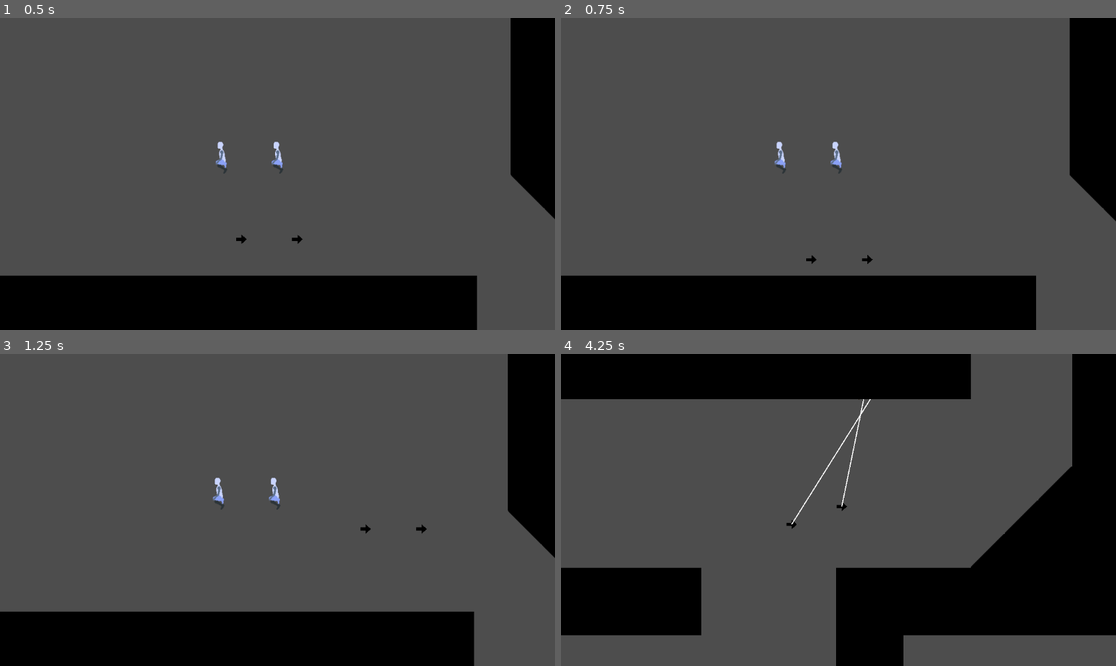
Above: before the commit, frames 1-4 (two rows, left to right).
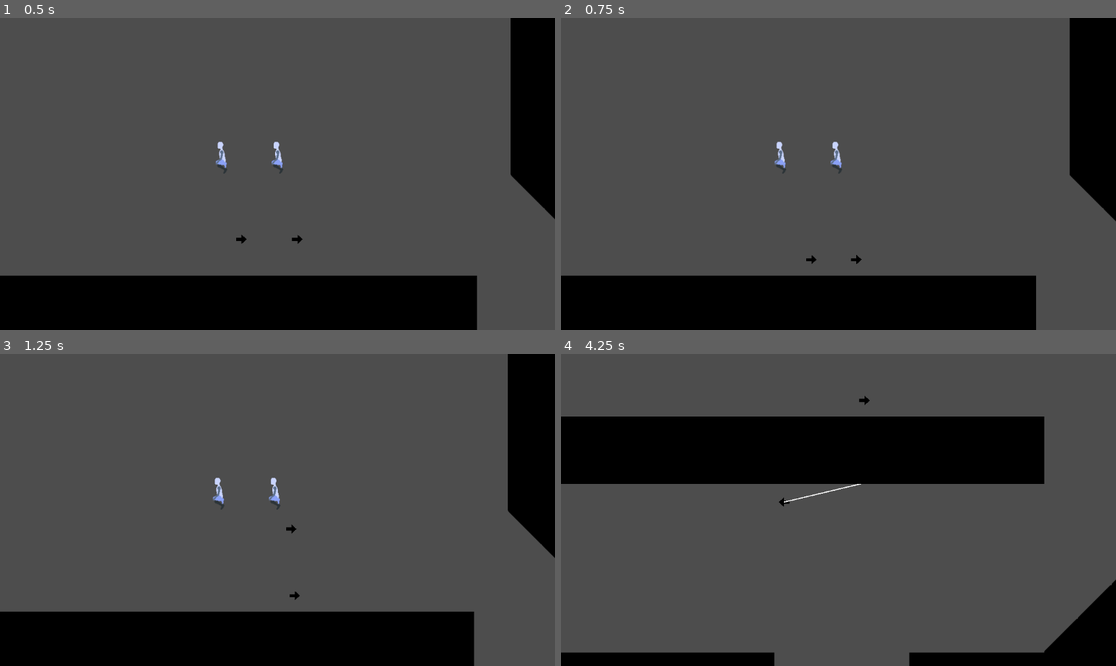
Above: after the commit, the same moments.

Repository: Puhalenthi/King-of-Speed
Game: Godot game, scene res://Scenes/waiting_area.tscn
Same seed, same stepped clock (60 frames per second), same inputs: the game is played once before the commit and once after it. This scene is started directly instead of the project's main scene.
Inputs (mouse positions are in pixels of both pictures, inside the frame that each line leads up to):
- Up to frame 1 (0.5 s): no input
- Up to frame 2 (0.75 s): move the mouse to (960, 158) at 0.52 s; hold Right (move_right) from 0.53 s (still down); hold Space (boost) from 0.53 s (still down)
- Up to frame 3 (1.25 s): keep holding Right (move_right); keep holding Space (boost); tap Z (jump) at 0.77, 1.07 s; tap X (grapple) at 0.8 s
- Up to frame 4 (4.25 s): move the mouse to (727, 525) at 1.27 s; release Space (boost) at 1.28 s; tap X (grapple) at 1.35, 3.05 s; tap Z (jump) at 1.52, 1.55, 1.82, 2.1, 3.02, 3.32, 3.77, 3.8, 4.07 s; move the mouse to (894, 441) at 2.02 s; release Right (move_right) at 2.03 s; hold Left (move_left) 2.03-2.78 s; hold Space (boost) 2.03-2.78 s; move the mouse to (810, 572) at 2.77 s; hold Right (move_right) from 2.78 s (still down); tap Space (boost) at 2.85 s; move the mouse to (1005, 556) at 3.52 s; hold X (grapple) from 3.53 s (still down)

Frame 1 is identical in both runs. In frame 2, less than 0.1% of the frame differs, in the area x 52-57%, y 75-79%; in frame 3, 0.1%; in frame 4, 59%, in the area x 0-100%, y 0-100%.

Commit message:
added second player which can be controlled with a game controller

Diff:
--- a/kingofspeed/Scenes/waiting_area.tscn
+++ b/kingofspeed/Scenes/waiting_area.tscn
@@ -1,8 +1,9 @@
-[gd_scene load_steps=7 format=3 uid="uid://2d3kes4tduu3"]
+[gd_scene load_steps=8 format=3 uid="uid://2d3kes4tduu3"]
 
 [ext_resource type="PackedScene" uid="uid://b3e36i25yx11u" path="res://Scenes/player.tscn" id="1_3jd7s"]
 [ext_resource type="Script" uid="uid://bu56a3bk5kdhk" path="res://Scripts/levelCamera.gd" id="1_kho38"]
 [ext_resource type="TileSet" uid="uid://c8skhbmqarkk3" path="res://Sprites/Map/groundtiles.tres" id="2_kho38"]
+[ext_resource type="Script" uid="uid://v31tg0ojl1pw" path="res://Scripts/Player2.gd" id="3_ar1ab"]
 [ext_resource type="PackedScene" uid="uid://bp2c1440kuuft" path="res://Scenes/LeftSlope.tscn" id="4_h8s3q"]
 [ext_resource type="PackedScene" uid="uid://2sav6y5ymn54" path="res://Scenes/RightSlope.tscn" id="5_v4y1o"]
 [ext_resource type="PackedScene" uid="uid://bxeygcgan3ecm" path="res://Scenes/checkpoint.tscn" id="6_v4y1o"]
@@ -19,6 +20,9 @@
 [node name="Player2" parent="." instance=ExtResource("1_3jd7s")]
 position = Vector2(166, 0)
 scale = Vector2(3, 3)
+
+[node name="CharacterBody2D" parent="Player2" index="0"]
+script = ExtResource("3_ar1ab")
 
 [node name="Camera2D" parent="Player2/CharacterBody2D" index="2"]
 enabled = false
@@ -92,5 +96,9 @@
 position = Vector2(-2421, -539)
 scale = Vector2(1, 4.72001)
 
+[node name="checkpoint11" parent="." instance=ExtResource("6_v4y1o")]
+position = Vector2(-486, 1156)
+scale = Vector2(1.00221, 13.72)
+
 [editable path="Player"]
 [editable path="Player2"]
--- /dev/null
+++ b/kingofspeed/Scripts/Player2.gd
@@ -0,0 +1,563 @@
+extends CharacterBody2D
+
+# Player State System
+enum PlayerState {
+	IDLE,
+	RUNNING,
+	FALLING,
+	SUPERSPEED_FALLING,
+	SUPERSPEED_GROUND,
+	GRAPPLING,
+	GRAPPLED
+}
+
+var current_state: PlayerState = PlayerState.IDLE
+var previous_state: PlayerState = PlayerState.IDLE
+
+# Movement variables
+@export var speed: float = 800.0
+@export var jump_velocity: float = -600.0
+@export var acceleration: float = 1500.0
+@export var friction: float = 1200.0
+var jumps = 2
+
+# Player facing direction
+var facing_right: bool = true
+@onready var sprite: Sprite2D = $Sprite2D
+
+# Slope handling
+@export var max_slope_angle: float = 50.0
+@export var slope_stop_min_velocity: float = 5.0
+
+# Momentum buffer system
+var momentum_buffer: float = 0.0
+@export var momentum_decay_rate: float = 0.95
+
+# Super speed state
+@export var super_speed_threshold: float = 800.0
+@export var super_speed_friction: float = 200.0
+
+# Ground penetration detection
+var previous_velocity: Vector2 = Vector2.ZERO
+var was_airborne: bool = false
+
+# Boost system
+@export var max_boost: float = 100.0
+var current_boost: float = 100.0
+@export var boost_consumption_rate: float = 50.0
+@export var boost_speed_multiplier: float = 1.5
+var is_boosting: bool = false
+
+# Grapple system
+@export var grapple_scene_path: String = "res://Scenes/grapple.tscn"
+var grapple_instance: Area2D = null
+var is_grapple_input_held: bool = false
+var grapple_input_just_pressed: bool = false  # Track fresh grapple input
+
+# Grapple distance constraint system
+var grapple_distance: float = 0.0
+var grapple_anchor_point: Vector2 = Vector2.ZERO
+@export var grapple_swing_damping: float = 0.98  # Reduces swing oscillation over time
+@export var grapple_tension_strength: float = 2000.0  # How strongly the rope pulls back
+
+# Grapple velocity system
+@export var minimum_grapple_velocity: float = 700.0
+
+# Get the gravity from the project settings to be synced with RigidBody nodes
+var gravity: int = 1500
+
+func _ready():
+	# Set up floor detection for slopes
+	floor_max_angle = deg_to_rad(max_slope_angle)
+	floor_snap_length = 8.0
+	floor_stop_on_slope = false
+
+func _physics_process(delta):
+	# Store previous state for ground penetration detection
+	previous_velocity = velocity
+	was_airborne = not is_on_floor()
+
+	handle_gravity(delta)
+	handle_jump()
+	handle_boost(delta)
+	handle_grapple()
+	update_player_state()
+	handle_movement(delta)
+	handle_grapple_physics(delta)  # New function for grapple constraint
+	update_momentum_buffer()
+	move_and_slide()
+
+	# Check for ground landing while grappled (must be after move_and_slide)
+	handle_grapple_ground_exit()
+
+	# Fix ground penetration after move_and_slide()
+	handle_ground_penetration()
+
+	# Update state after physics
+	previous_state = current_state
+
+func handle_grapple():
+	# Check if grapple input is being held
+	var grapple_input = Input.is_action_pressed("grapple2")
+	var grapple_just_pressed = Input.is_action_just_pressed("grapple2")
+
+	# Update grapple_input_just_pressed flag
+	if grapple_just_pressed:
+		grapple_input_just_pressed = true
+
+	# If grapple input just started being held AND we have a fresh press
+	if grapple_input and not is_grapple_input_held and grapple_input_just_pressed:
+		is_grapple_input_held = true
+
+		# Remove any existing grapple instance
+		if grapple_instance != null:
+			grapple_instance.queue_free()
+			grapple_instance = null
+
+		# Load and instantiate the grapple scene
+		var grapple_scene = load(grapple_scene_path)
+		if grapple_scene:
+			grapple_instance = grapple_scene.instantiate()
+			add_child(grapple_instance)
+
+			# Set rotation based on facing direction
+			if facing_right:
+				grapple_instance.rotation_degrees = -45
+			else:
+				grapple_instance.rotation_degrees = -135
+
+	# If grapple input is no longer being held
+	elif not grapple_input and is_grapple_input_held:
+		is_grapple_input_held = false
+		grapple_input_just_pressed = false  # Reset the fresh press flag
+
+		# Clear grapple constraint data
+		grapple_distance = 0.0
+		grapple_anchor_point = Vector2.ZERO
+
+		# Remove grapple instance
+		if grapple_instance != null:
+			grapple_instance.queue_free()
+			grapple_instance = null
+
+	# Update grapple input state
+	is_grapple_input_held = grapple_input
+
+func handle_grapple_physics(delta):
+	# Only apply grapple physics when grappled
+	if current_state != PlayerState.GRAPPLED:
+		return
+
+	# Make sure we have a grapple instance and anchor point
+	if grapple_instance == null:
+		return
+
+	# Get the grapple anchor point (assuming it has a global_position)
+	if "global_position" in grapple_instance:
+		grapple_anchor_point = grapple_instance.global_position
+	else:
+		# Fallback to grapple instance position
+		grapple_anchor_point = grapple_instance.position + global_position
+
+	# Calculate current distance to anchor
+	var to_anchor = grapple_anchor_point - global_position
+	var current_distance = to_anchor.length()
+
+	# Set grapple distance when first grappled (only once)
+	if grapple_distance <= 0:
+		grapple_distance = current_distance
+		return
+
+	# If we're beyond the grapple distance, apply constraint
+	if current_distance > grapple_distance:
+		# Calculate the direction to pull the player back
+		var direction_to_anchor = to_anchor.normalized()
+
+		# Calculate how much we've exceeded the rope length
+		var excess_distance = current_distance - grapple_distance
+
+		# Apply tension force to pull player back to rope length
+		var tension_force = direction_to_anchor * grapple_tension_strength * excess_distance
+
+		# Apply the tension as acceleration
+		velocity += tension_force * delta
+
+		# Also directly adjust position to maintain constraint (for stability)
+		var correction = direction_to_anchor * excess_distance * 0.5
+		global_position += correction
+
+	# Apply swinging physics - project velocity perpendicular to rope
+	if grapple_distance > 0:
+		var rope_direction = (grapple_anchor_point - global_position).normalized()
+		var velocity_along_rope = velocity.dot(rope_direction)
+
+		# If moving away from anchor, reduce that component of velocity
+		if velocity_along_rope > 0:
+			velocity -= rope_direction * velocity_along_rope * 0.8
+
+	# Apply damping to reduce wild swinging
+	#velocity *= grapple_swing_damping
+
+func update_player_state():
+	var new_state: PlayerState
+	var is_moving = abs(velocity.x) > 1.0
+	var is_super_speed = abs(velocity.x) >= super_speed_threshold
+	var is_grounded = is_on_floor()
+
+	# Check grapple states first
+	if is_grapple_input_held and grapple_instance != null:
+		# Check if grapple instance has the is_grappled property and it's true
+		if "is_grappled" in grapple_instance and grapple_instance.is_grappled:
+			new_state = PlayerState.GRAPPLED
+
+			# Initialize grapple distance when entering grappled state
+			if current_state != PlayerState.GRAPPLED:
+				if "global_position" in grapple_instance:
+					grapple_anchor_point = grapple_instance.global_position
+				else:
+					grapple_anchor_point = grapple_instance.position + global_position
+				grapple_distance = (grapple_anchor_point - global_position).length()
+		else:
+			new_state = PlayerState.GRAPPLING
+	else:
+		# Normal state logic - now includes transition from grapple to super speed
+		if is_grounded:
+			if is_super_speed:
+				new_state = PlayerState.SUPERSPEED_GROUND
+			elif is_moving:
+				new_state = PlayerState.RUNNING
+			else:
+				new_state = PlayerState.IDLE
+		else:
+			if is_super_speed:
+				new_state = PlayerState.SUPERSPEED_FALLING
+			else:
+				new_state = PlayerState.FALLING
+
+	# Handle state transitions
+	if new_state != current_state:
+		_on_state_exit(current_state)
+		current_state = new_state
+		_on_state_enter(current_state)
+
+func _on_state_enter(state: PlayerState):
+	match state:
+		PlayerState.IDLE:
+			pass
+		PlayerState.RUNNING:
+			pass
+		PlayerState.FALLING:
+			pass
+		PlayerState.SUPERSPEED_FALLING:
+			pass
+		PlayerState.SUPERSPEED_GROUND:
+			pass
+		PlayerState.GRAPPLING:
+			# Could add grappling enter logic here
+			pass
+		PlayerState.GRAPPLED:
+			# Initialize grapple constraint when entering grappled state
+			print("Entered GRAPPLED state - rope length: ", grapple_distance)
+
+			# Ensure minimum velocity when beginning grapple
+			var current_velocity_magnitude = velocity.length()
+			if current_velocity_magnitude < minimum_grapple_velocity:
+				# If velocity is too low, set it to minimum magnitude
+				if current_velocity_magnitude > 0:
+					# Preserve direction but increase magnitude
+					velocity = velocity.normalized() * minimum_grapple_velocity
+				else:
+					# If velocity is zero, give it a direction based on facing
+					if facing_right:
+						velocity = Vector2(minimum_grapple_velocity * 0.7, minimum_grapple_velocity * 0.7)
+					else:
+						velocity = Vector2(-minimum_grapple_velocity * 0.7, minimum_grapple_velocity * 0.7)
+
+				print("Velocity boosted to minimum grapple velocity: ", velocity.length())
+
+func _on_state_exit(state: PlayerState):
+	match state:
+		PlayerState.IDLE:
+			pass
+		PlayerState.RUNNING:
+			pass
+		PlayerState.FALLING:
+			pass
+		PlayerState.SUPERSPEED_FALLING:
+			pass
+		PlayerState.SUPERSPEED_GROUND:
+			pass
+		PlayerState.GRAPPLING:
+			pass
+		PlayerState.GRAPPLED:
+			# Reset grapple constraint when exiting grappled state
+			print("Exited GRAPPLED state")
+
+			# Check if we should transition to super speed after grappling
+			if abs(velocity.x) >= super_speed_threshold:
+				print("Transitioning from grapple to super speed - velocity: ", velocity.x)
+			pass
+
+func handle_gravity(delta):
+	# Apply modified gravity when grappled (lighter feel for swinging)
+	if current_state == PlayerState.GRAPPLED:
+		#velocity.y += gravity * delta
+		# Remove the old minimum velocity check here since it's now handled in state enter
+		return
+
+	# Add gravity when not on floor
+	if not is_on_floor():
+		velocity.y += gravity * delta
+
+func handle_jump():
+	# Don't allow jumping when grappling or grappled
+	if current_state == PlayerState.GRAPPLING or current_state == PlayerState.GRAPPLED:
+		return
+
+	# Handle jump input
+	if is_on_floor():
+		jumps = 2
+	if Input.is_action_just_pressed("jump2") and jumps > 0:
+		jumps -= 1
+		velocity.y = jump_velocity
+
+func handle_boost(delta):
+	# Don't allow boosting when grappled
+	if current_state == PlayerState.GRAPPLED:
+		is_boosting = false
+		return
+
+	# Check if boost input is pressed and we have boost available
+	is_boosting = Input.is_action_pressed("boost2") and current_boost > 0
+
+	if is_boosting:
+		# Consume boost (no regeneration)
+		current_boost -= boost_consumption_rate * delta
+		print("BOOSTING: " + str(current_boost))
+		current_boost = max(current_boost, 0.0)
+
+func handle_movement(delta):
+	# No movement control when grappled - player cannot influence direction
+	if current_state == PlayerState.GRAPPLED:
+		# Still update facing direction for visual consistency (sprite flipping)
+		# but don't allow any movement influence
+		if velocity.x > 0:
+			facing_right = true
+			sprite.flip_h = false
+		elif velocity.x < 0:
+			facing_right = false
+			sprite.flip_h = true
+
+		return
+
+	# Get input direction
+	var direction = Input.get_axis("move_left2", "move_right2")
+
+	# Update facing direction and flip sprite
+	if direction > 0:
+		facing_right = true
+		sprite.flip_h = false
+	elif direction < 0:
+		facing_right = false
+		sprite.flip_h = true
+
+	if direction != 0:
+		# Calculate effective speed with boost multiplier
+		var effective_speed = speed
+		if is_boosting:
+			effective_speed *= boost_speed_multiplier
+
+		# Apply acceleration when moving
+		velocity.x = move_toward(velocity.x, direction * effective_speed, acceleration * delta)
+	else:
+		# Handle friction based on current state
+		if is_on_floor():
+			var friction_to_use = get_current_friction()
+			velocity.x = move_toward(velocity.x, 0, friction_to_use * delta)
+		else:
+			# Reduced air friction
+			var air_friction = get_current_friction() * 0.3
+			velocity.x = move_toward(velocity.x, 0, air_friction * delta)
+
+	# Handle slope stopping - only when not in super speed states
+	if is_on_floor() and direction == 0 and not is_super_speed_state():
+		var floor_normal = get_floor_normal()
+		if floor_normal != Vector2.UP and abs(velocity.x) < slope_stop_min_velocity:
+			velocity.x = 0
+
+	# Downslope sliding mechanic
+	handle_downslope_sliding(direction)
+
+func get_current_friction() -> float:
+	match current_state:
+		PlayerState.SUPERSPEED_FALLING, PlayerState.SUPERSPEED_GROUND:
+			return super_speed_friction
+		_:
+			return friction
+
+func is_super_speed_state() -> bool:
+	return current_state == PlayerState.SUPERSPEED_FALLING or current_state == PlayerState.SUPERSPEED_GROUND
+
+func handle_ground_penetration():
+	# Check if we just landed from being airborne
+	if was_airborne and is_on_floor():
+		# Check if horizontal velocity was drastically reduced (indicating penetration/overcorrection)
+		var velocity_loss_ratio = abs(velocity.x) / max(abs(previous_velocity.x), 1.0)
+
+		# If we lost significant horizontal velocity and were falling fast
+		if velocity_loss_ratio < 0.5 and previous_velocity.y > 200:
+			# Restore horizontal velocity and zero vertical velocity
+			velocity.x = previous_velocity.x
+			velocity.y = 0
+
+			# Optional: Add a small upward nudge to prevent getting stuck
+			position.y -= 2
+
+func update_momentum_buffer():
+	# Track the highest downward velocity achieved
+	if velocity.y > momentum_buffer:
+		momentum_buffer = velocity.y
+
+	# Decay momentum buffer when on ground or moving upward
+	if is_on_floor() or velocity.y < 0:
+		momentum_buffer *= momentum_decay_rate
+
+		# Reset buffer when it gets very small
+		if momentum_buffer < 1.0:
+			momentum_buffer = 0.0
+
+func _input(event):
+	# Optional: Add coyote time or buffer jump here
+	pass
+
+func handle_downslope_sliding(input_direction):
+	# Only apply downslope sliding when on floor and have sufficient momentum
+	if not is_on_floor() or momentum_buffer <= 12:
+		return
+
+	var floor_normal = get_floor_normal()
+	if floor_normal == Vector2.UP:
+		return  # Not on a slope
+
+	# Determine slope direction (which way is downhill)
+	var slope_direction = 1 if floor_normal.x < 0 else -1
+
+	# Check if player is facing the same direction as the downslope
+	var player_direction = 1 if facing_right else -1
+
+func handle_grapple_ground_exit():
+	# If player is grappled and hits the ground, exit grapple state
+	if current_state == PlayerState.GRAPPLED and is_on_floor():
+		print("Player hit ground while grappled - exiting grapple state")
+
+		# Force exit grapple state by clearing input and destroying grapple
+		is_grapple_input_held = false
+		grapple_input_just_pressed = false  # Reset fresh press flag to prevent re-entry
+
+		# Clear grapple constraint data
+		grapple_distance = 0.0
+		grapple_anchor_point = Vector2.ZERO
+
+		# Remove grapple instance
+		if grapple_instance != null:
+			grapple_instance.queue_free()
+			grapple_instance = null
+
+		# The state will be updated in the next update_player_state() call
+
+# Helper functions for extended functionality
+func get_movement_direction() -> float:
+	return Input.get_axis("move_left2", "move_right2")
+
+func is_moving() -> bool:
+	return current_state == PlayerState.RUNNING or current_state == PlayerState.SUPERSPEED_GROUND
+
+func is_falling() -> bool:
+	return current_state == PlayerState.FALLING or current_state == PlayerState.SUPERSPEED_FALLING
+
+func is_facing_right() -> bool:
+	return facing_right
+
+func get_facing_direction() -> int:
+	return 1 if facing_right else -1
+
+func get_momentum_buffer() -> float:
+	return momentum_buffer
+
+func is_in_super_speed() -> bool:
+	return is_super_speed_state()
+
+func get_boost_percentage() -> float:
+	return (current_boost / max_boost) * 100.0
+
+func get_current_boost() -> float:
+	return current_boost
+
+func is_boost_active() -> bool:
+	return is_boosting
+
+# State-specific helper functions
+func is_idle() -> bool:
+	return current_state == PlayerState.IDLE
+
+func is_running() -> bool:
+	return current_state == PlayerState.RUNNING
+
+func is_grounded() -> bool:
+	return current_state == PlayerState.IDLE or current_state == PlayerState.RUNNING or current_state == PlayerState.SUPERSPEED_GROUND
+
+func get_current_state() -> PlayerState:
+	return current_state
+
+func get_previous_state() -> PlayerState:
+	return previous_state
+
+func get_state_name() -> String:
+	match current_state:
+		PlayerState.IDLE:
+			return "IDLE"
+		PlayerState.RUNNING:
+			return "RUNNING"
+		PlayerState.FALLING:
+			return "FALLING"
+		PlayerState.SUPERSPEED_FALLING:
+			return "SUPERSPEED_FALLING"
+		PlayerState.SUPERSPEED_GROUND:
+			return "SUPERSPEED_GROUND"
+		PlayerState.GRAPPLING:
+			return "GRAPPLING"
+		PlayerState.GRAPPLED:
+			return "GRAPPLED"
+		_:
+			return "UNKNOWN"
+
+# Grapple-specific helper functions
+func is_grappling() -> bool:
+	return current_state == PlayerState.GRAPPLING
+
+func is_grappled() -> bool:
+	return current_state == PlayerState.GRAPPLED
+
+func get_grapple_instance() -> Area2D:
+	return grapple_instance
+
+func get_grapple_distance() -> float:
+	return grapple_distance
+
+func get_grapple_anchor_point() -> Vector2:
+	return grapple_anchor_point
+
+func get_minimum_grapple_velocity() -> float:
+	return minimum_grapple_velocity
+
+# Optional: Add sound/animation triggers based on state changes
+func _on_landed():
+	# Called when landing - useful for sound effects or animations
+	pass
+
+func _on_jumped():
+	# Called when jumping - useful for sound effects or animations
+	pass
+
+func transferMomentum(direction):
+	velocity.x += momentum_buffer * direction
--- a/kingofspeed/project.godot
+++ b/kingofspeed/project.godot
@@ -47,3 +47,28 @@
 "events": [Object(InputEventKey,"resource_local_to_scene":false,"resource_name":"","device":-1,"window_id":0,"alt_press …(192 unchanged characters)…
 ]
 }
+move_left2={
+"deadzone": 0.2,
+"events": [Object(InputEventJoypadButton,"resource_local_to_scene":false,"resource_name":"","device":-1,"button_index":13,"pressure":0.0,"pressed":true,"script":null)
+]
+}
+move_right2={
+"deadzone": 0.2,
+"events": [Object(InputEventJoypadButton,"resource_local_to_scene":false,"resource_name":"","device":-1,"button_index":14,"pressure":0.0,"pressed":true,"script":null)
+]
+}
+jump2={
+"deadzone": 0.2,
+"events": [Object(InputEventJoypadButton,"resource_local_to_scene":false,"resource_name":"","device":-1,"button_index":0,"pressure":0.0,"pressed":true,"script":null)
+]
+}
+boost2={
+"deadzone": 0.2,
+"events": [Object(InputEventJoypadMotion,"resource_local_to_scene":false,"resource_name":"","device":-1,"axis":5,"axis_value":1.0,"script":null)
+]
+}
+grapple2={
+"deadzone": 0.2,
+"events": [Object(InputEventJoypadButton,"resource_local_to_scene":false,"resource_name":"","device":-1,"button_index":2,"pressure":0.0,"pressed":true,"script":null)
+]
+}
Not shown, added: kingofspeed/Scripts/Player2.gd.uid
